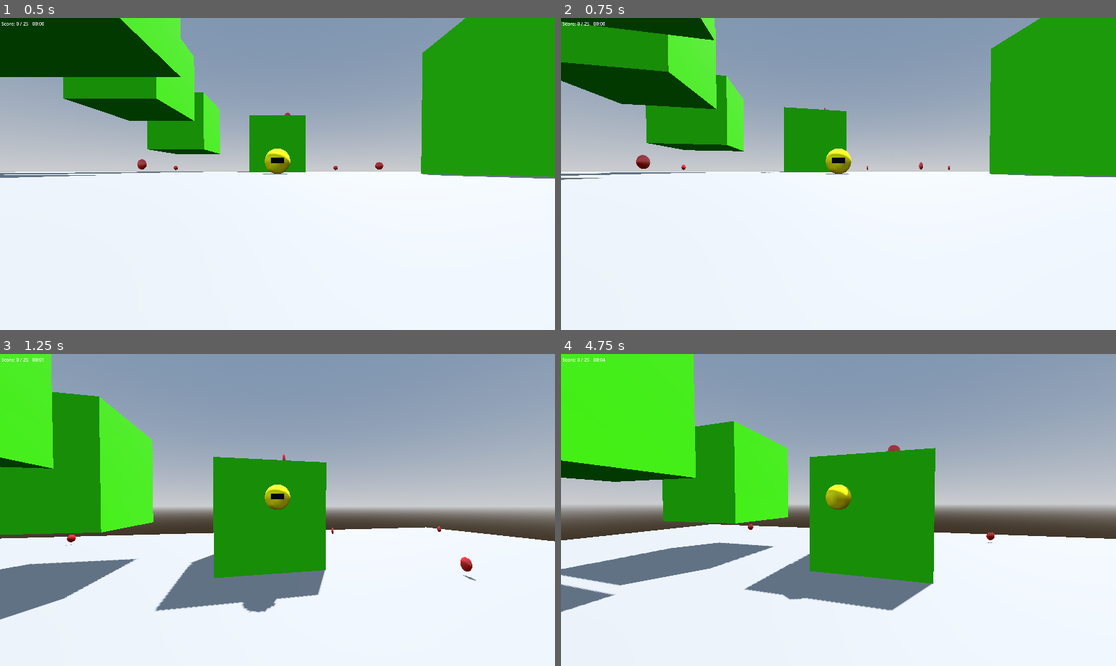
Above: before the commit, frames 1-4 (two rows, left to right).
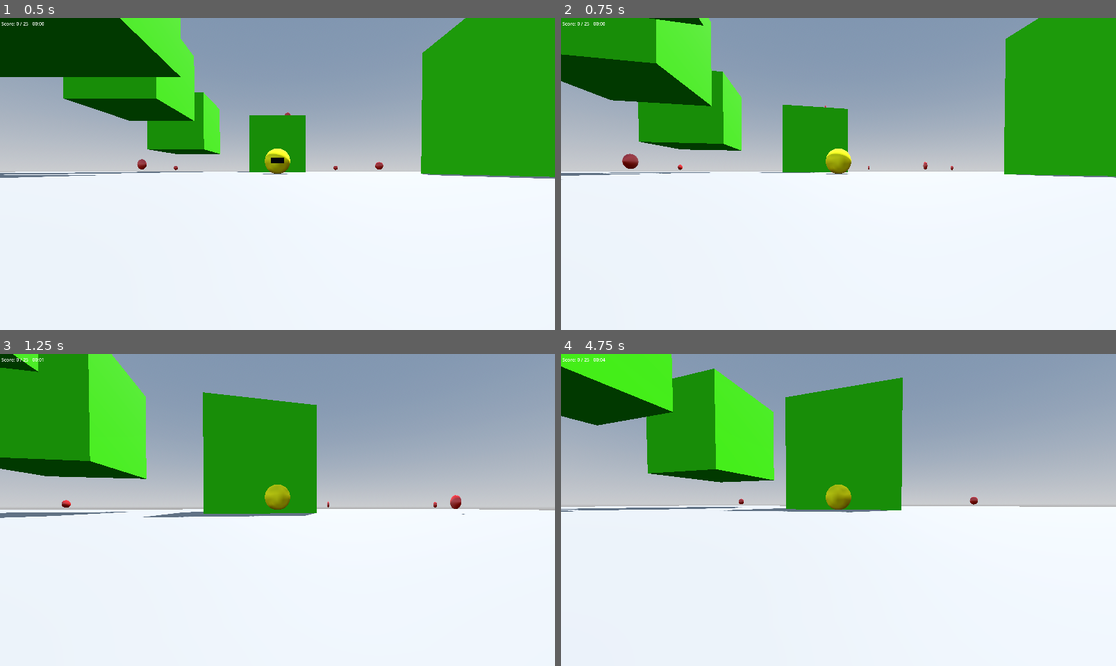
Above: after the commit, the same moments.

Repository: cliff-lilly-jean/pacman-stealth-game
Game: Godot game, scene res://scenes/world/world.tscn
The game is run twice, just before and just after one commit, with the same random seed, the same clock (stepped at 60 frames per second) and the same inputs.
Inputs (mouse positions are in pixels of both pictures, inside the frame that each line leads up to):
- Up to frame 1 (0.5 s): no input
- Up to frame 2 (0.75 s): tap Enter at 0.5 s; move the mouse to (866, 174) at 0.52 s; hold W (move_forward) from 0.53 s (still down); hold Ctrl (sprint) from 0.53 s (still down); tap Shift (dash) at 0.6 s
- Up to frame 3 (1.25 s): keep holding W (move_forward); keep holding Ctrl (sprint); tap Space (jump) at 0.77, 1.07 s
- Up to frame 4 (4.75 s): keep holding W (move_forward); move the mouse to (810, 510) at 1.27 s; release Ctrl (sprint) at 1.28 s; tap Ctrl (sprint) at 1.35, 3.05 s; tap Space (jump) at 1.52, 1.55, 1.82, 2.1, 3.02, 3.32, 3.77, 3.8, 4.07, 4.52 s; move the mouse to (849, 503) at 2.02 s; tap Shift (dash) at 2.3, 2.85, 4.35 s; move the mouse to (832, 516) at 2.77 s; move the mouse to (877, 513) at 3.52 s; hold Ctrl (sprint) 3.53-4.28 s; move the mouse to (794, 506) at 4.27 s

Frame 1 is identical in both runs. In frame 2, 4.2% of the frame differs, in the area x 0-100%, y 0-52%; in frame 3, 30%; in frame 4, 36%, in the area x 0-100%, y 0-83%.

Commit message:
Refactor player movement to direct input handling
Move player movement logic from state machine-based approach to direct input handling in the Player script. Movement, sprint, dash, and jump are now handled directly via Input calls. State machine extracted into a separate reusable scene. Added jump release input tracking to support variable jump height. Organized movement parameters into export groups for better clarity.

Diff:
--- a/managers/input_manager.gd
+++ b/managers/input_manager.gd
@@ -2,11 +2,13 @@
 
 var input_direction: Vector2
 var jump_input: bool
+var jump_release_input: bool
 var dash_input: bool
 var sprint_input: bool
 
 signal changed_direction(direction: Vector2)
 signal jump_pressed
+signal jump_released
 signal dash_pressed
 signal sprint_pressed
 
@@ -16,6 +18,7 @@
 func update() -> void:
 	input_direction = Input.get_vector("move_left","move_right","move_forward","move_backward")
 	jump_input = Input.is_action_just_pressed("jump")
+	jump_release_input = Input.is_action_just_released("jump")
 	dash_input = Input.is_action_just_pressed("dash")
 	sprint_input = Input.is_action_pressed("sprint")
 
@@ -23,6 +26,9 @@
 
 	if jump_input:
 		jump_pressed.emit()
+
+	if jump_release_input:
+		jump_released.emit()
 
 	if dash_input:
 		dash_pressed.emit()
--- a/scenes/entities/player/player.gd
+++ b/scenes/entities/player/player.gd
@@ -1,22 +1,75 @@
 class_name Player extends Entity
 
-@export var gravity: float
-@export var camera_controller: CameraController
-@export var input_manager: InputManager
+@export_group("Move")
+@export var move_speed: float
+@export var acceleration: float
+
+@export_group("Sprint")
+@export var sprint_speed: float
+@export var sprint_acceleration: float
+
+@export_group("Dash")
+@export var dash_speed: float
+@export var dash_acceleration: float
+
+@export_group("Jump")
+@export var jump_force: float
+@export var jump_gravity: float
+@export var fall_gravity: float
+
+var input_direction: Vector2
 
 @onready var stamina_component: StaminaComponent = $StaminaComponent
 
-func _ready() -> void:
-	#Input.mouse_mode = Input.MOUSE_MODE_CAPTURED
-	pass
+func _process(delta: float) -> void:
+	input_direction = Input.get_vector("move_left","move_right","move_forward","move_backward")
 
 func _physics_process(delta: float) -> void:
-	movement_input = input_manager.input_direction
-	movement_reference = camera_controller
-
-	input_manager.update()
+	move(input_direction, delta)
+	sprint(input_direction, delta)
+	dash(input_direction, delta)
+	jump()
 	apply_gravity(delta)
 	move_and_slide()
 
 func apply_gravity(delta: float) -> void:
-	velocity.y -= gravity
+	var gravity: float = jump_gravity if velocity.y > 0.0 else fall_gravity
+	velocity.y -= gravity * delta
+
+func move(input: Vector2, delta: float) -> void:
+	var direction: Vector3 = Vector3(input.x, 0, input.y).normalized()
+	var desired_velocity = transform.basis * direction * move_speed
+
+	if input.length() > 0.1:
+		var target_angle: float = atan2(desired_velocity.x, desired_velocity.z)
+		mesh.global_rotation.y = lerp_angle(mesh.global_rotation.y, target_angle, 10 * delta)
+
+	if input.length() >= 0.1:
+		velocity.x = move_toward(velocity.x, desired_velocity.x,  acceleration * delta)
+		velocity.z = move_toward(velocity.z, desired_velocity.z, acceleration * delta)
+	else:
+		velocity.x = move_toward(velocity.x, 0, acceleration * delta)
+		velocity.z = move_toward(velocity.z, 0, acceleration * delta)
+
+func jump() -> void:
+	if Input.is_action_just_pressed("jump") and is_on_floor():
+		velocity.y = jump_force
+
+	if Input.is_action_just_released("jump") and velocity.y > 0.0:
+		velocity.y *= -0.45
+
+func sprint(input: Vector2, delta: float) -> void:
+	if Input.is_action_pressed("sprint"):
+
+		var sprint_direction: Vector3 = Vector3(input.x, 0, input.y)
+
+		velocity.x = move_toward(velocity.x, sprint_direction.x * sprint_speed,  sprint_acceleration * delta)
+		velocity.z = move_toward(velocity.z, sprint_direction.z * sprint_speed, sprint_acceleration * delta)
+
+func dash(input: Vector2, delta: float) -> void:
+	if Input.is_action_just_pressed("dash"):
+
+		var dash_direction: Vector3 = Vector3(input.x, 0, input.y)
+
+		velocity.x = move_toward(velocity.x, dash_direction.x * dash_speed, dash_acceleration)
+		velocity.z = move_toward(velocity.z, dash_direction.z * dash_speed, dash_acceleration)
--- a/scenes/entities/player/player.tscn
+++ b/scenes/entities/player/player.tscn
@@ -3,12 +3,6 @@
 [ext_resource type="Script" uid="uid://bndh4ejeaws86" path="res://scenes/entities/player/player.gd" id="1_8afob"]
 [ext_resource type="PackedScene" uid="uid://5dv2dht0iynn" path="res://scenes/camera_controller/camera_controller.tscn" id="2_5gtgg"]
 [ext_resource type="Script" uid="uid://c7kj5fndyb6dx" path="res://components/stamina/stamina_component.gd" id="3_5sj0x"]
-[ext_resource type="Script" uid="uid://ceyckjoc20ikq" path="res://state_machine/state_machine.gd" id="3_gmlin"]
-[ext_resource type="Script" uid="uid://c7km1mc6b3dso" path="res://state_machine/states/player/move.gd" id="4_p47bc"]
-[ext_resource type="Script" uid="uid://e5qsktiyusul" path="res://state_machine/states/player/jump.gd" id="6_0owmy"]
-[ext_resource type="Script" uid="uid://hk7cm0mnekv6" path="res://state_machine/states/player/sprint.gd" id="7_qek5x"]
-[ext_resource type="Script" uid="uid://cx30wreue7b3w" path="res://state_machine/states/player/dash.gd" id="8_qek5x"]
-[ext_resource type="Script" uid="uid://bq62ec65ah123" path="res://managers/input_manager.gd" id="9_5gtgg"]
 
 [sub_resource type="SphereShape3D" id="SphereShape3D_x7p2l"]
 margin = 0.5
@@ -24,16 +18,18 @@
 [sub_resource type="StandardMaterial3D" id="StandardMaterial3D_5gtgg"]
 albedo_color = Color(0, 0, 0, 1)
 
-[node name="Player" type="CharacterBody3D" unique_id=573448500 node_paths=PackedStringArray("camera_controller", "input_manager", "mesh")]
+[node name="Player" type="CharacterBody3D" unique_id=573448500 node_paths=PackedStringArray("mesh")]
 script = ExtResource("1_8afob")
-gravity = 0.98
-camera_controller = NodePath("CameraController")
-input_manager = NodePath("InputManager")
+move_speed = 5.0
+acceleration = 25.0
+sprint_speed = 15.0
+sprint_acceleration = 20.0
+dash_speed = 30.0
+dash_acceleration = 15.0
+jump_force = 25.0
+jump_gravity = 40.0
+fall_gravity = 65.0
 mesh = NodePath("MeshInstance3D")
-
-[node name="InputManager" type="Node" parent="." unique_id=968866649]
-script = ExtResource("9_5gtgg")
-metadata/_custom_type_script = "uid://bq62ec65ah123"
 
 [node name="CollisionShape3D" type="CollisionShape3D" parent="." unique_id=1748136380]
 transform = Transform3D(1, 0, 0, 0, 1, 0, 0, 0, 1, 0, 0.5, 0)
@@ -58,29 +54,3 @@
 max_stamina = 10.0
 recovery_amount = 0.2
 metadata/_custom_type_script = "uid://c7kj5fndyb6dx"
-
-[node name="StateMachine" type="Node" parent="." unique_id=276659856 node_paths=PackedStringArray("initial_state")]
-script = ExtResource("3_gmlin")
-initial_state = NodePath("Move")
-
-[node name="Move" type="Node" parent="StateMachine" unique_id=107244780 node_paths=PackedStringArray("entity")]
-script = ExtResource("4_p47bc")
-move_speed = 5.0
-acceleration = 20.0
-entity = NodePath("../..")
-
-[node name="Jump" type="Node" parent="StateMachine" unique_id=1927382449 node_paths=PackedStringArray("entity")]
-script = ExtResource("6_0owmy")
-jump_force = 20.0
-entity = NodePath("../..")
-
-[node name="Sprint" type="Node" parent="StateMachine" unique_id=1505621523 node_paths=PackedStringArray("entity")]
-script = ExtResource("7_qek5x")
-sprint_speed = 15.0
-sprint_acceleration = 30.0
-entity = NodePath("../..")
-
-[node name="Dash" type="Node" parent="StateMachine" unique_id=681605741 node_paths=PackedStringArray("entity")]
-script = ExtResource("8_qek5x")
-dash_speed = 40.0
-entity = NodePath("../..")
--- /dev/null
+++ b/scenes/entities/player/state_machine.tscn
@@ -0,0 +1,33 @@
+[gd_scene format=3 uid="uid://7yxylsl2paic"]
+
+[ext_resource type="Script" uid="uid://ceyckjoc20ikq" path="res://state_machine/state_machine.gd" id="1_larmu"]
+[ext_resource type="Script" uid="uid://c7km1mc6b3dso" path="res://state_machine/states/player/move.gd" id="2_q3ocf"]
+[ext_resource type="Script" uid="uid://e5qsktiyusul" path="res://state_machine/states/player/jump.gd" id="3_mu60e"]
+[ext_resource type="Script" uid="uid://hk7cm0mnekv6" path="res://state_machine/states/player/sprint.gd" id="4_ladp7"]
+[ext_resource type="Script" uid="uid://cx30wreue7b3w" path="res://state_machine/states/player/dash.gd" id="5_dj8sn"]
+
+[node name="StateMachine" type="Node" unique_id=2053697117 node_paths=PackedStringArray("initial_state")]
+script = ExtResource("1_larmu")
+initial_state = NodePath("Move")
+
+[node name="Move" type="Node" parent="." unique_id=1257442734 node_paths=PackedStringArray("entity")]
+script = ExtResource("2_q3ocf")
+move_speed = 5.0
+acceleration = 20.0
+entity = NodePath("")
+
+[node name="Jump" type="Node" parent="." unique_id=115923998 node_paths=PackedStringArray("entity")]
+script = ExtResource("3_mu60e")
+jump_force = 25.0
+entity = NodePath("")
+
+[node name="Sprint" type="Node" parent="." unique_id=767605315 node_paths=PackedStringArray("entity")]
+script = ExtResource("4_ladp7")
+sprint_speed = 15.0
+sprint_acceleration = 30.0
+entity = NodePath("")
+
+[node name="Dash" type="Node" parent="." unique_id=1380786404 node_paths=PackedStringArray("entity")]
+script = ExtResource("5_dj8sn")
+dash_speed = 40.0
+entity = NodePath("")
--- a/state_machine/states/player/jump.gd
+++ b/state_machine/states/player/jump.gd
@@ -4,7 +4,11 @@
 @export var jump_force: float
 
 func enter() -> void:
-	entity.velocity.y = jump_force
+	if entity is Player:
+		if entity.input_manager.jump_release_input and entity.velocity.y > 0.0:
+			entity.velocity.y *= -0.45
+
+			entity.velocity.y = jump_force
 
 func update(delta: float) -> void:
 	if entity is Player:
